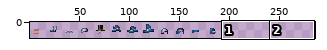
One commit to this sprite sheet: Assets/Textures/Entities/Guy/hats.png. Above: a wide view before the commit, with the close-up outlined.
Close-up. Old version:
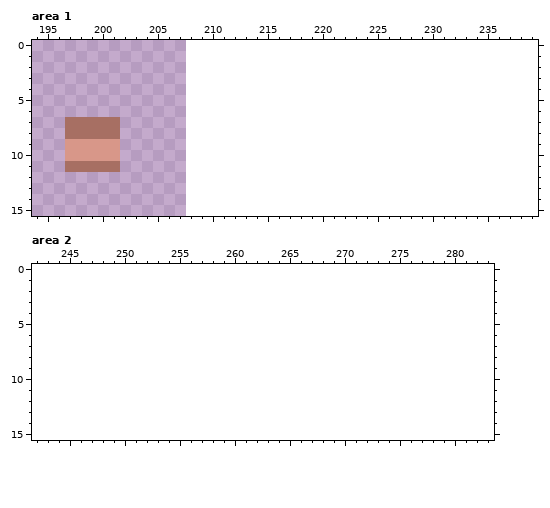
The file is 208x16 pixels. Shown: area 1: x 194..239, y 0..15; area 2: x 242..283, y 0..15. The old version is drawn lined up with the new one, on the new canvas. The wide view leaves out empty margins.
New version:
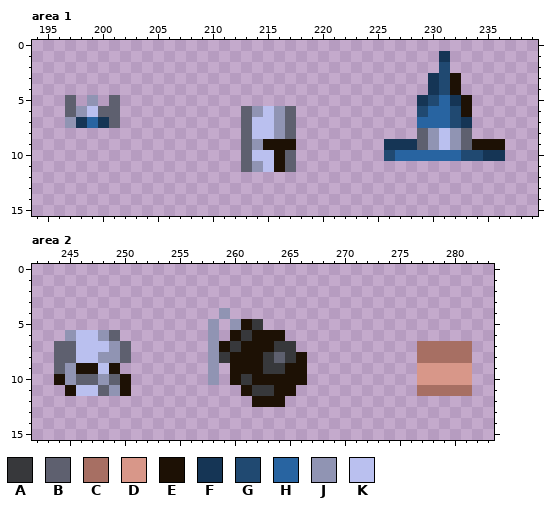
Palette (. is transparent): A #37383b  B #5e606f  C #a76f63  D #d89789  E #1d1105  F #153555  G #204971  H #2864a1  J #9094b3  K #bac0ef
Difference:
canvas 208x16 -> 288x16
--- area 1
@@ x 194..239 @@
  0 ..............................................
- 1 ..............................................
- 2 ..............................................
- 3 ..............................................
- 4 ..............................................
- 5 ..............................................
- 6 ..............................................
- 7 ...CCCCC......................................
- 8 ...CCCCC......................................
- 9 ...DDDDD......................................
-10 ...DDDDD......................................
-11 ...CCCCC......................................
+ 1 .....................................F........
+ 2 .....................................G........
+ 3 ....................................FGE.......
+ 4 ....................................FGE.......
+ 5 ...B.J.B...........................FGHFE......
+ 6 ...BJKBB...........BJKJB...........GHHGE......
+ 7 ...JFHFB...........BKKJB...........HHHGF......
+ 8 ...................BKKJB...........BJKJB......
+ 9 ...................BJEEE........FFFBJKJBEEE...
+10 ...................BKKEB........GHHHHHHGGFF...
+11 ...................BJKEB......................
 12 ..............................................
--- area 2
@@ x 242..283 @@
  3 ..........................................
- 4 ..........................................
- 5 ..........................................
- 6 ..........................................
- 7 ..........................................
- 8 ..........................................
- 9 ..........................................
-10 ..........................................
-11 ..........................................
-12 ..........................................
+ 4 .................J........................
+ 5 ................J.JEA.....................
+ 6 ...JKKJB........J.EAEEE...................
+ 7 ..BBKKKJB.......JEAEEEAA...........CCCCC..
+ 8 ..BBKKJJB.......JAEEEABAE..........CCCCC..
+ 9 ..BJEEKE........J.EEEAAEE..........DDDDD..
+10 ..EJBBJBE.......J.EAEEEEE..........DDDDD..
+11 ...EKKBJE..........EAAEE...........CCCCC..
+12 ....................EEE...................
 13 ..........................................
Pixel boxes of the changes (left, top, right, bottom) in both close-ups:
added: (384, 51, 505, 161)
changed: (65, 95, 120, 172)
added: (241, 106, 296, 172)
added: (208, 308, 307, 407)
added: (54, 330, 131, 396)
added: (417, 341, 472, 396)
